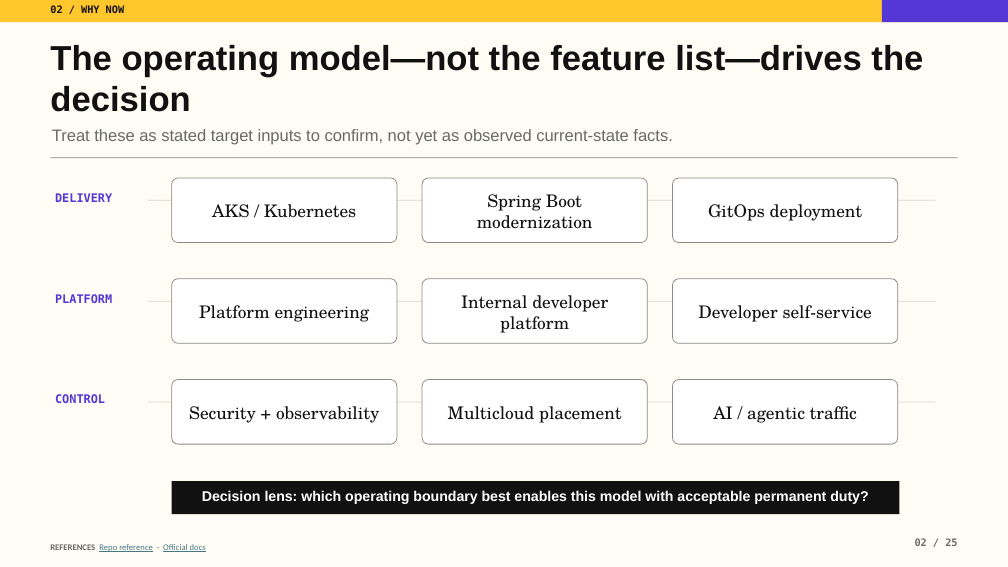
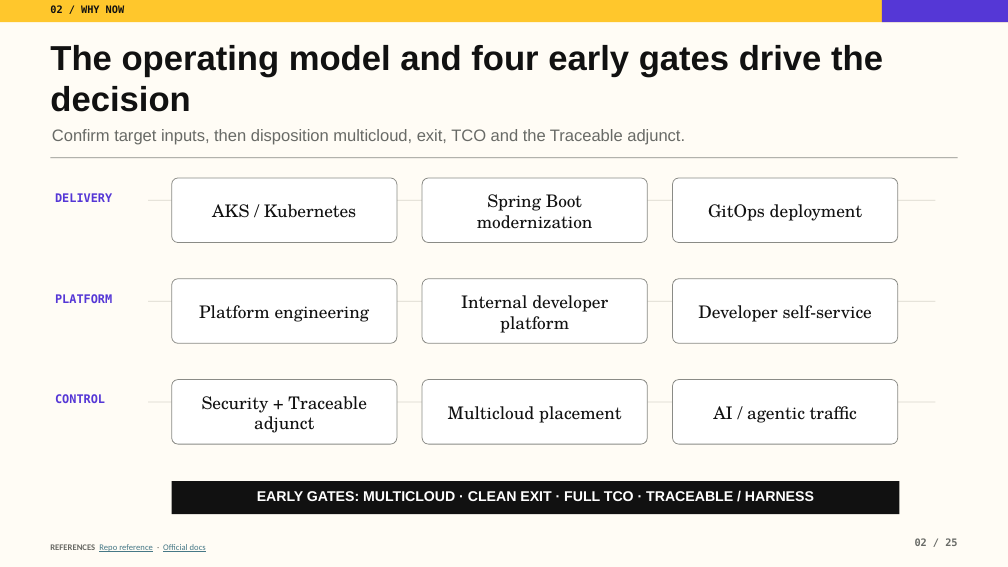
Before and after one commit to tomqwu/apim, a slide deck: slide 2 of presentations/kong-platform-journey-guided.pptx. Drawn at 1008x567 pixels with LibreOffice and Linux fonts; fonts in the diff are those of the drawing. Boxes give left, top, right and bottom in pixels: in the first picture for what was removed or moved away, otherwise in the second. Text is boxed around its words. In the diff, an @@ line names an element or a change of style, - is before the commit and + after.

Commit message:
Expand early Kong assessment gates

```diff
--- a/presentations/kong-platform-journey-guided.pptx
+++ b/presentations/kong-platform-journey-guided.pptx
@@ text at (50, 45, 883, 112): text changed @@
-The operating model—not the feature list—drives the decision
+The operating model and four early gates drive the decision
@@ text at (52, 129, 685, 145): text changed @@
-Treat these as stated target inputs to confirm, not yet as observed current-state facts.
+Confirm target inputs, then disposition multicloud, exit, TCO and the Traceable adjunct.
@@ text at (202, 396, 367, 433): text changed @@
-Security + observability
+Security + Traceable adjunct
@@ text at (257, 491, 814, 501): text changed @@
-Decision lens: which operating boundary best enables this model with acceptable permanent duty?
+EARLY GATES: MULTICLOUD · CLEAN EXIT · FULL TCO · TRACEABLE / HARNESS
```
Also in this commit, not shown: 1 other slide changed, 14 other files.
